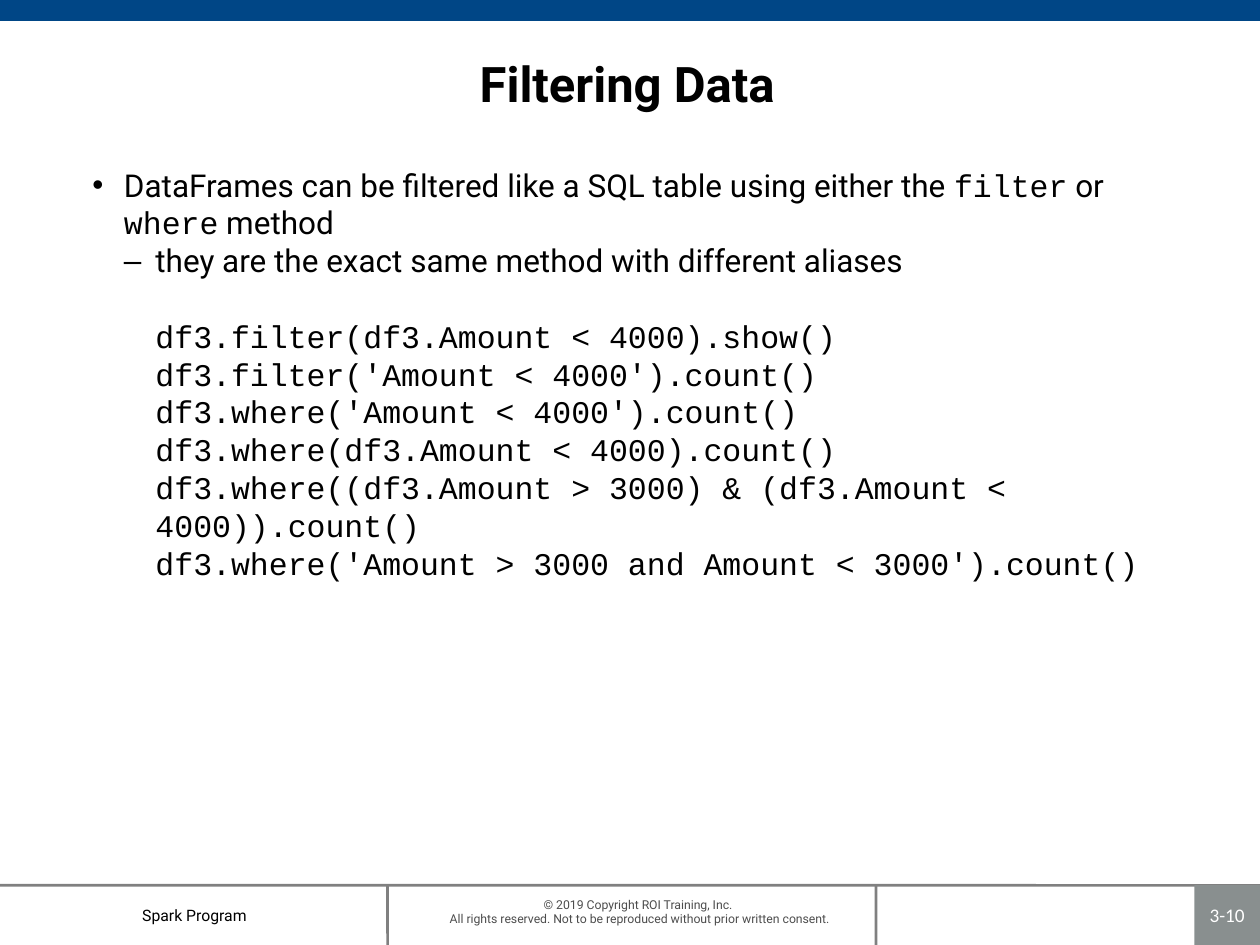
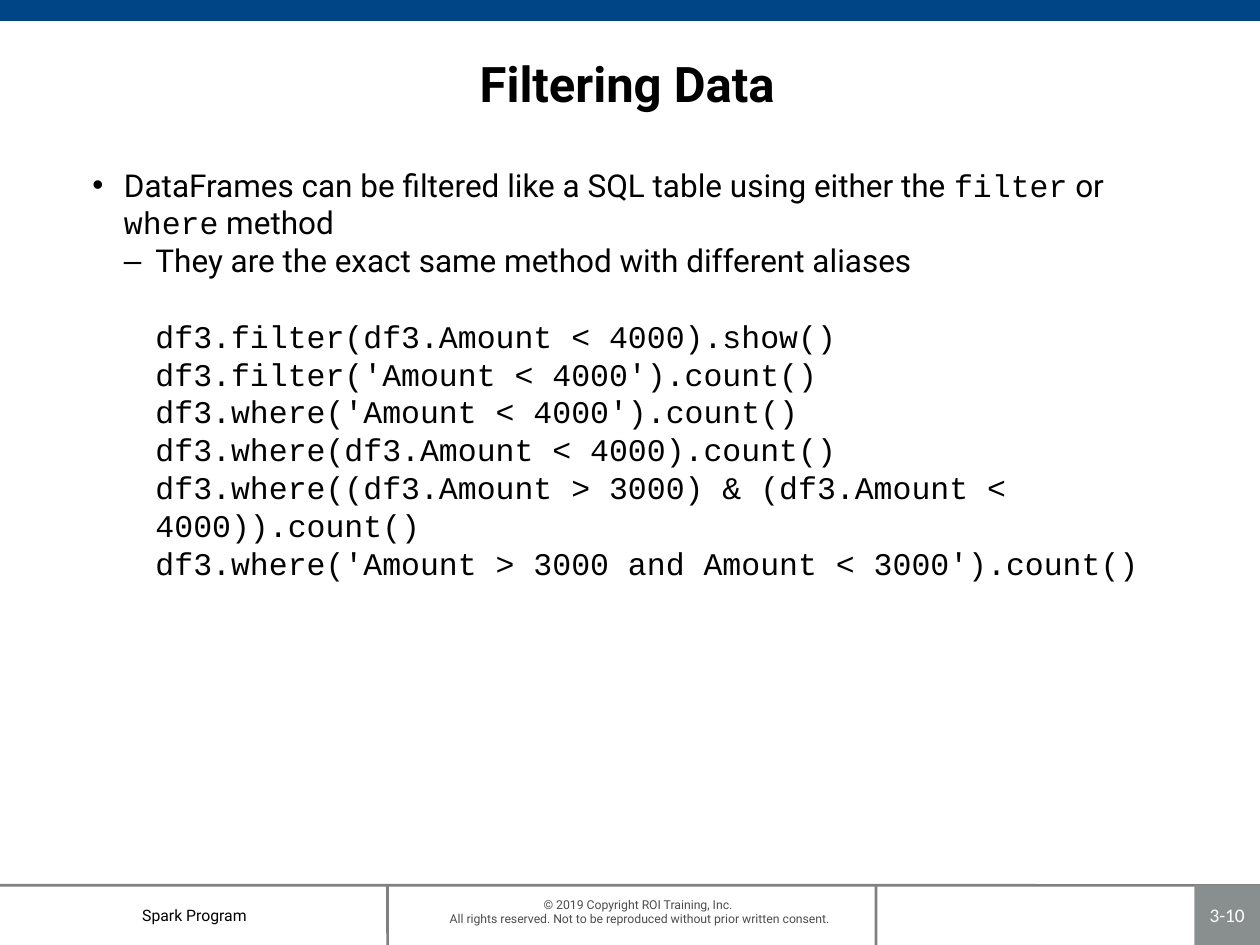
Before and after one commit to roitraining/SparkProgram, a slide deck: slide 10 of Day2/Ch03_DataFrames.pptx. Drawn at 1260x945 pixels with LibreOffice and Linux fonts; fonts in the diff are those of the drawing; background and template pictures are left out. Boxes give left, top, right and bottom in pixels: in the first picture for what was removed or moved away, otherwise in the second. Text is boxed around its words. In the diff, an @@ line names an element or a change of style, - is before the commit and + after.

```diff
--- a/Day2/Ch03_DataFrames.pptx
+++ b/Day2/Ch03_DataFrames.pptx
@@ text at (x1=155, y1=248, x2=1139, y2=582): text changed @@
-  – they are the exact same method with different aliases
-    df3.filter(df3.Amount < 4000).show()
-    df3.filter('Amount < 4000').count()
-    df3.where('Amount < 4000').count()
-    df3.where(df3.Amount < 4000).count()
-    df3.where((df3.Amount > 3000) & (df3.Amount < 4000)).count()
-    df3.where('Amount > 3000 and Amount < 3000').count()
+  – They are the exact same method with different aliases
+    df3.filter(df3.Amount < 4000).show()
+    df3.filter('Amount < 4000').count()
+    df3.where('Amount < 4000').count()
+    df3.where(df3.Amount < 4000).count()
+    df3.where((df3.Amount > 3000) & (df3.Amount < 4000)).count()
+    df3.where('Amount > 3000 and Amount < 3000').count()
```
Also in this commit, not shown: 13 other slides changed, 1 other file.
